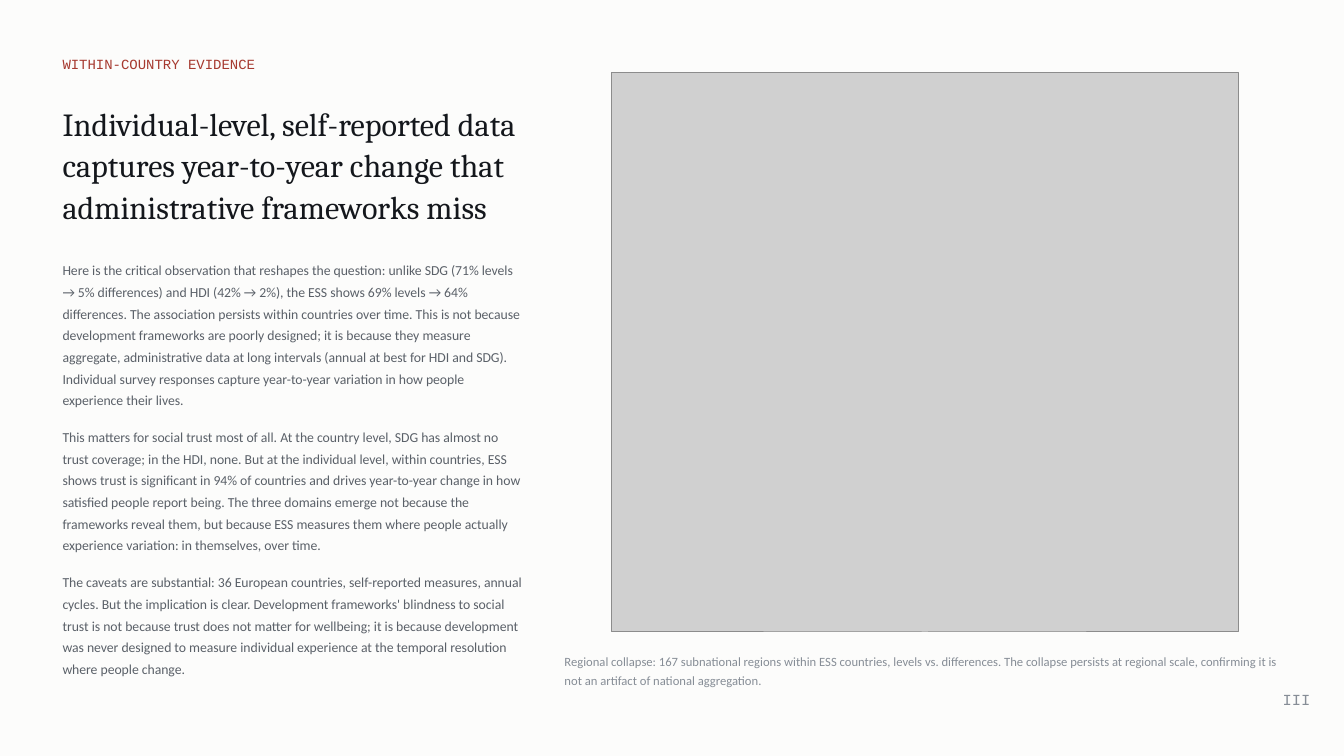
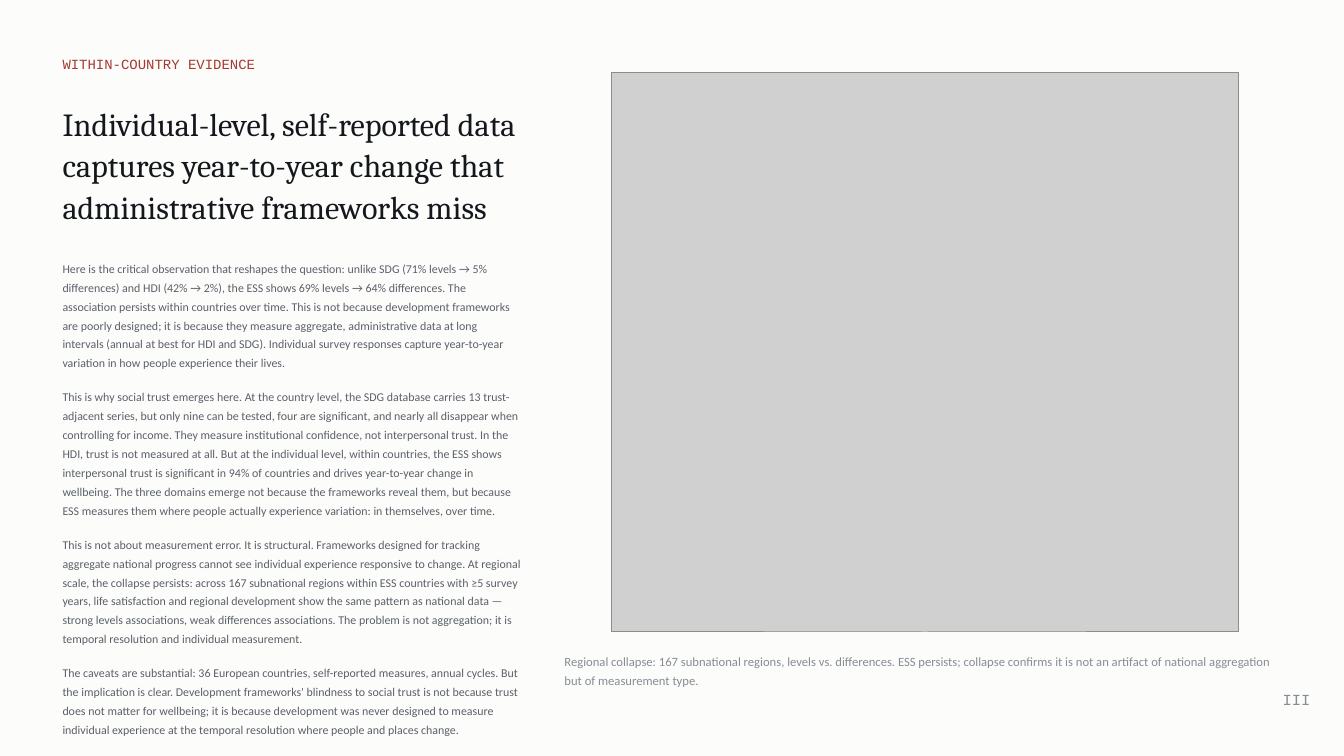
Before and after one commit to cwejnert/HDI-Happiness, a slide deck: slide 17 of deck/Measured_Where_It_Varies.pptx (slide 21 before the commit). Drawn at 1344x756 pixels with LibreOffice and Linux fonts; fonts in the diff are those of the drawing; grey boxes stand for pictures. Boxes give left, top, right and bottom in pixels: in the first picture for what was removed or moved away, otherwise in the second. Text is boxed around its words. In the diff, an @@ line names an element or a change of style, - is before the commit and + after.

```diff
--- a/deck/Measured_Where_It_Varies.pptx
+++ b/deck/Measured_Where_It_Varies.pptx
@@ text at bbox=[63, 264, 509, 369]: size 9.8 to 8.5 pt in "Here is the critical observation that reshapes ..." @@
@@ text at bbox=[63, 393, 520, 736]: text changed; size 9.8 to 8.5 pt @@
-This matters for social trust most of all. At the country level, SDG has almost no trust coverage; in the HDI, none. But at the individual level, within countries, ESS shows trust is significant in 94% of countries and drives year-to-year change in how satisfied people report being. The three domains emerge not because the frameworks reveal them, but because ESS measures them where people actually experience variation: in themselves, over time.
-The caveats are substantial: 36 European countries, self-reported measures, annual cycles. But the implication is clear. Development frameworks' blindness to social trust is not because trust does not matter for wellbeing; it is because development was never designed to measure individual experience at the temporal resolution where people change.
+This is why social trust emerges here. At the country level, the SDG database carries 13 trust-adjacent series, but only nine can be tested, four are significant, and nearly all disappear when controlling for income. They measure institutional confidence, not interpersonal trust. In the HDI, trust is not measured at all. But at the individual level, within countries, the ESS shows interpersonal trust is significant in 94% of countries and drives year-to-year change in wellbeing. The three domains emerge not because the frameworks reveal them, but because ESS measures them where people actually experience variation: in themselves, over time.
+This is not about measurement error. It is structural. Frameworks designed for tracking aggregate national progress cannot see individual experience responsive to change. At regional scale, the collapse persists: across 167 subnational regions within ESS countries with ≥5 survey years, life satisfaction and regional development show the same pattern as national data — strong levels associations, weak differences associations. The problem is not aggregation; it is temporal resolution and individual measurement.
+The caveats are substantial: 36 European countries, self-reported measures, annual cycles. But the implication is clear. Development frameworks' blindness to social trust is not because trust does not matter for wellbeing; it is because development was never designed to measure individual experience at the temporal resolution where people and places change.
@@ text at bbox=[564, 657, 1269, 687]: text changed @@
-Regional collapse: 167 subnational regions within ESS countries, levels vs. differences. The collapse persists at regional scale, confirming it is not an artifact of national aggregation.
+Regional collapse: 167 subnational regions, levels vs. differences. ESS persists; collapse confirms it is not an artifact of national aggregation but of measurement type.
```
Also in this commit, not shown: 3 other slides changed, 5 slides removed, 1 other file.
